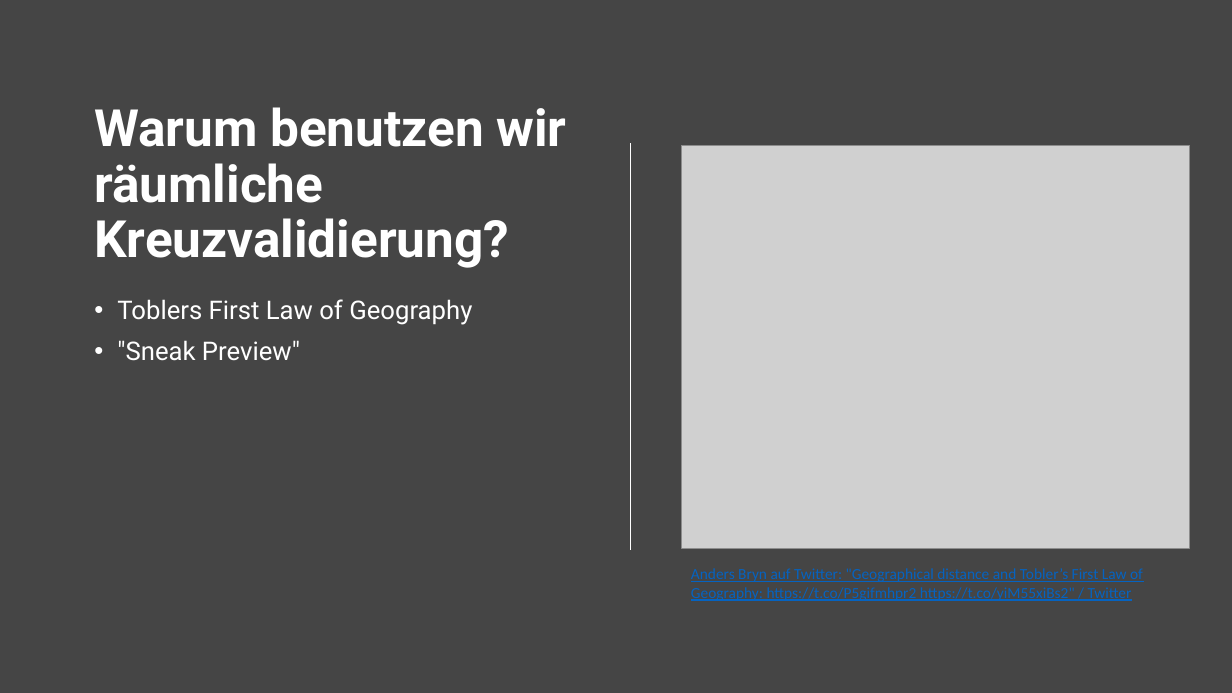
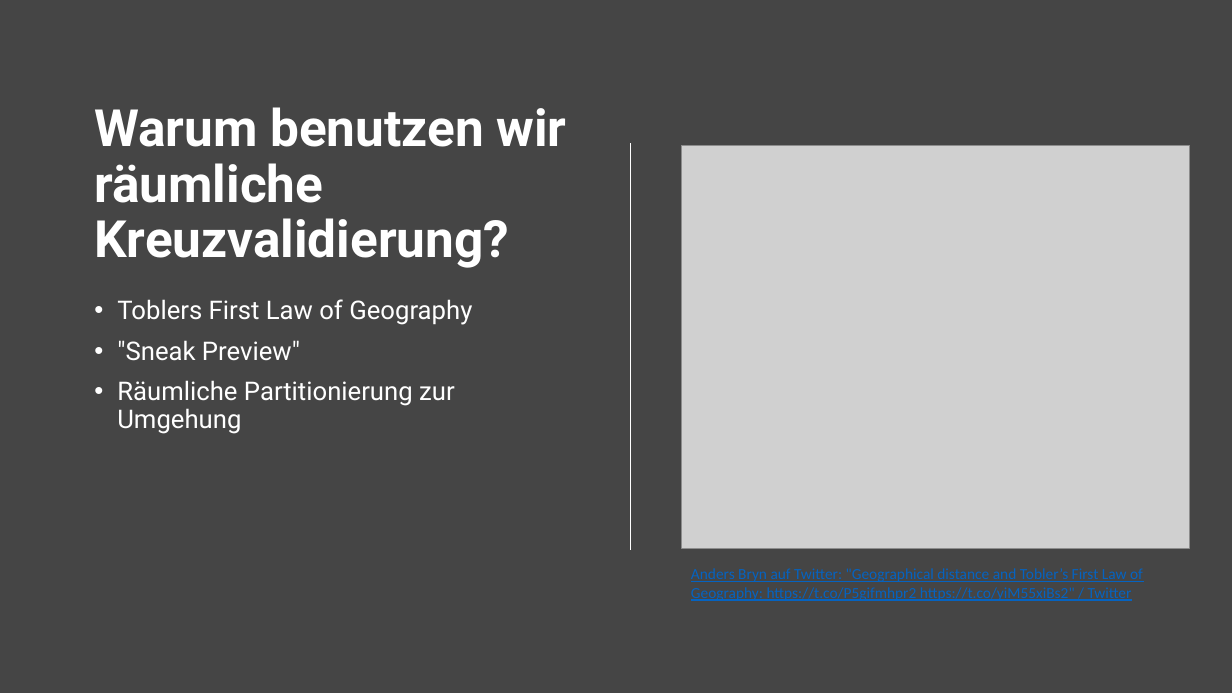
Before and after one commit to Geosoft2/geosoft2-2021, a slide deck: slide 5 of Spatial-Cross-Validation/Spatial_Cross_Validation_Presentation.pptx. Drawn at 1232x693 pixels with LibreOffice and Linux fonts; fonts in the diff are those of the drawing; grey boxes stand for pictures. Boxes give left, top, right and bottom in pixels: in the first picture for what was removed or moved away, otherwise in the second. Text is boxed around its words. In the diff, an @@ line names an element or a change of style, - is before the commit and + after.

Commit message:
editing presentation

```diff
--- a/Spatial-Cross-Validation/Spatial_Cross_Validation_Presentation.pptx
+++ b/Spatial-Cross-Validation/Spatial_Cross_Validation_Presentation.pptx
@@ text at <box>117,380,455,434</box>: paragraph added @@
+• Räumliche Partitionierung zur Umgehung
```
Also in this commit, not shown: 1 other slide changed, 1 other file.
